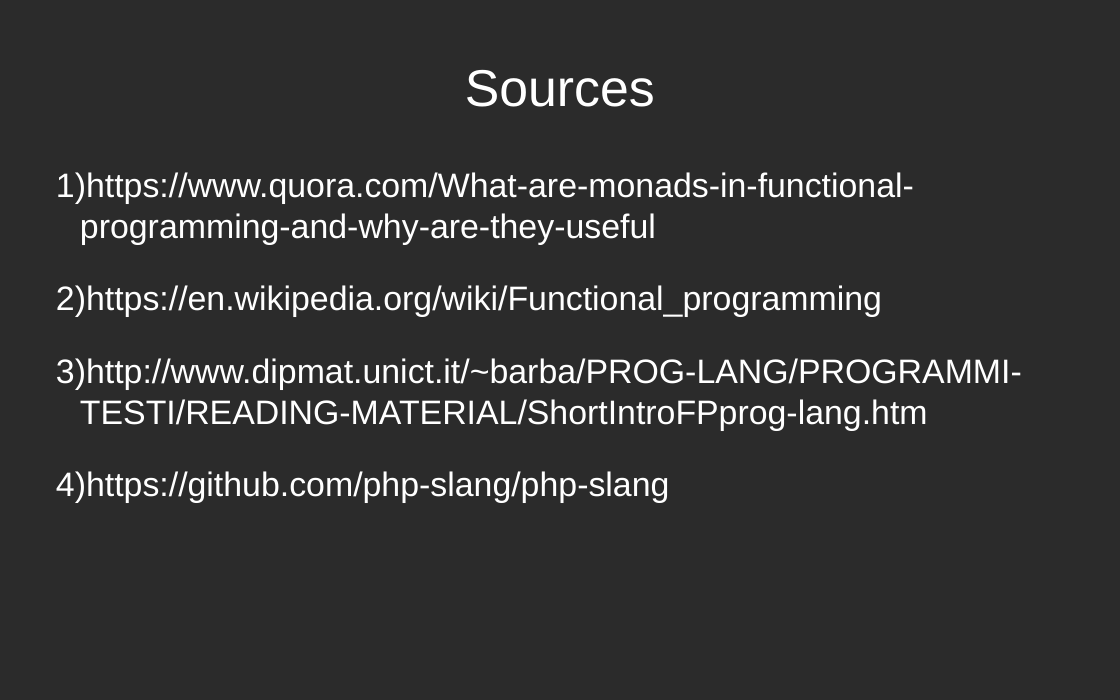
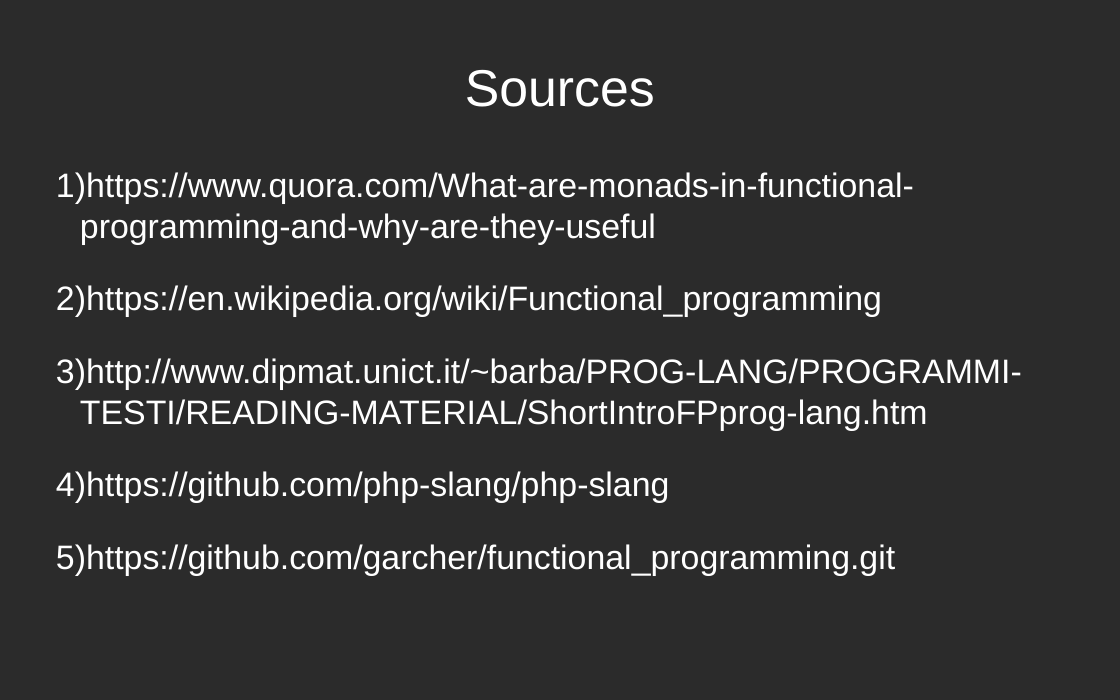
Before and after one commit to fkryvyts/functional_programming, a slide deck: slide 16 of documentation/presentation.odp. Drawn at 1120x700 pixels with LibreOffice and Linux fonts; fonts in the diff are those of the drawing; background and template pictures are left out; a plain dark background stands for a picture behind light text. Boxes give left, top, right and bottom in pixels: in the first picture for what was removed or moved away, otherwise in the second. Text is boxed around its words. In the diff, an @@ line names an element or a change of style, - is before the commit and + after.

Commit message:
master - changes in presentation

```diff
--- a/documentation/presentation.odp
+++ b/documentation/presentation.odp
@@ subtitle at [56, 544, 895, 576]: paragraph added @@
+5) https://github.com/garcher/functional_programming.git
```
